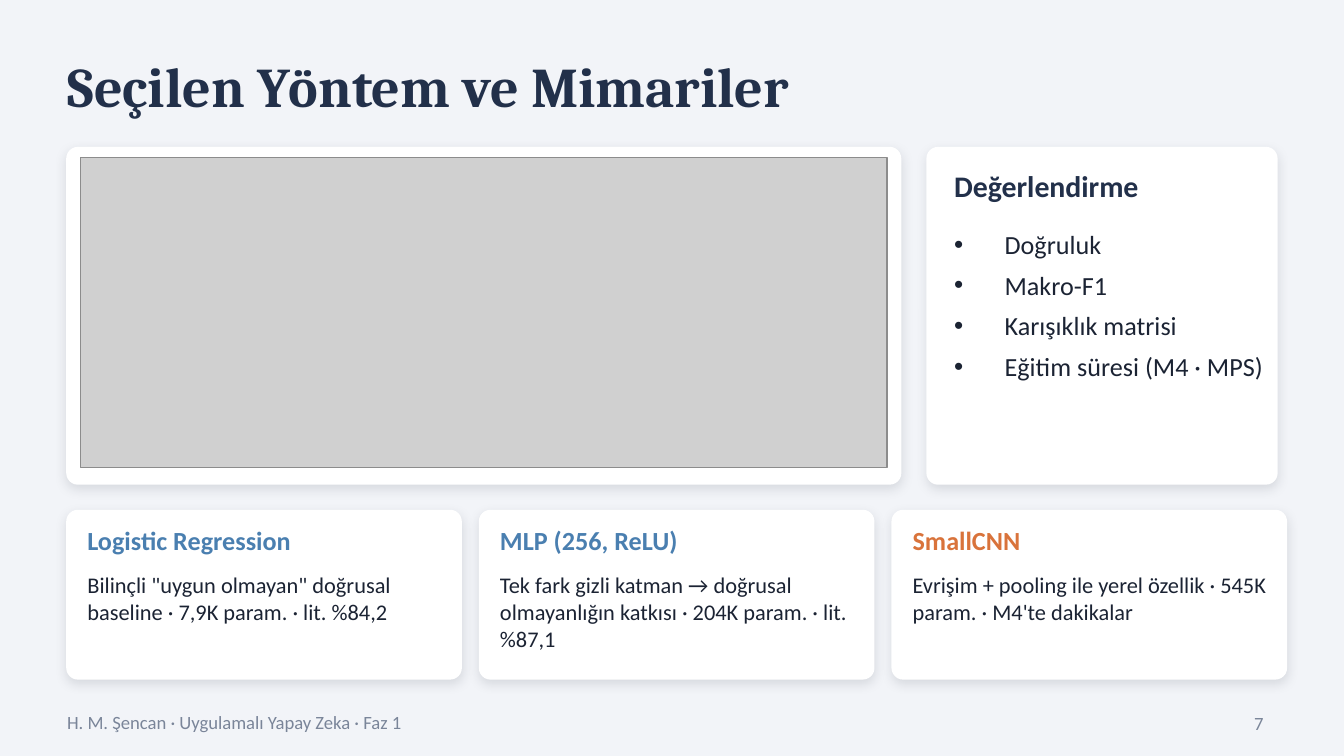
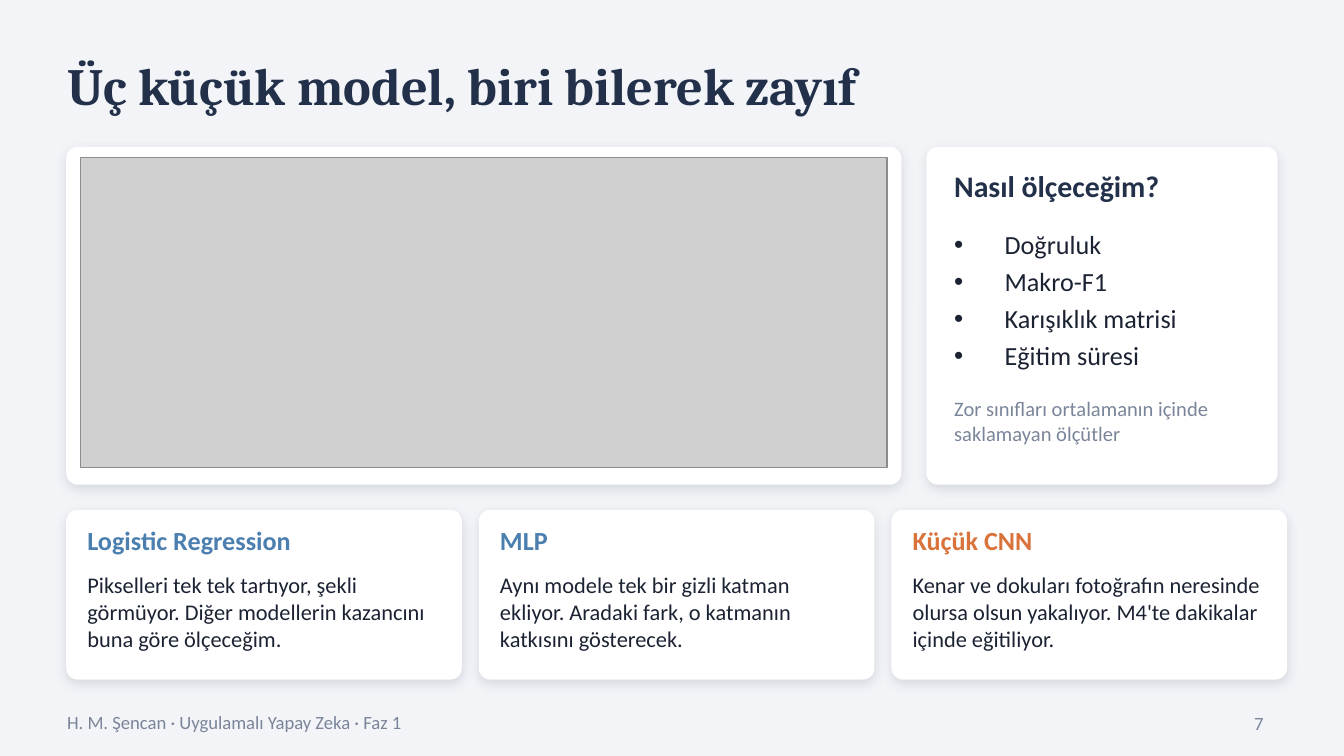
Before and after one commit to shencan03/uyz-odev, a slide deck: slide 7 of docs/Faz1_Sunum.pptx. Drawn at 1344x756 pixels with LibreOffice and Linux fonts; fonts in the diff are those of the drawing; grey boxes stand for pictures. Boxes give left, top, right and bottom in pixels: in the first picture for what was removed or moved away, otherwise in the second. Text is boxed around its words. In the diff, an @@ line names an element or a change of style, - is before the commit and + after.

```diff
--- a/docs/Faz1_Sunum.pptx
+++ b/docs/Faz1_Sunum.pptx
@@ title at (67,60,857,117): text changed; size 30 to 28 pt @@
-Seçilen Yöntem ve Mimariler
+Üç küçük model, biri bilerek zayıf
@@ text at (954,176,1160,202): text changed @@
-Değerlendirme
+Nasıl ölçeceğim?
@@ text at (1005,236,1176,333): less space between paragraphs @@
@@ text at (1005,347,1139,370): text changed @@
-• Eğitim süresi (M4 · MPS)
+• Eğitim süresi
@@ text added at (954,402,1208,445), 11 pt, text #7A8599 @@
+Zor sınıfları ortalamanın içinde saklamayan ölçütler
@@ text at (500,533,548,550): text changed @@
-MLP (256, ReLU)
+MLP
@@ text at (913,531,1032,555): text changed @@
-SmallCNN
+Küçük CNN
@@ text at (87,577,425,651): text changed @@
-Bilinçli "uygun olmayan" doğrusal baseline · 7,9K param. · lit. %84,2
+Pikselleri tek tek tartıyor, şekli görmüyor. Diğer modellerin kazancını buna göre ölçeceğim.
@@ text at (500,577,791,651): text changed @@
-Tek fark gizli katman → doğrusal olmayanlığın katkısı · 204K param. · lit. %87,1
+Aynı modele tek bir gizli katman ekliyor. Aradaki fark, o katmanın katkısını gösterecek.
@@ text at (913,577,1260,651): text changed @@
-Evrişim + pooling ile yerel özellik · 545K param. · M4'te dakikalar
+Kenar ve dokuları fotoğrafın neresinde olursa olsun yakalıyor. M4'te dakikalar içinde eğitiliyor.
```
Also in this commit, not shown: 5 other slides changed, 2 slides added, 2 slides removed, 1 other file.
